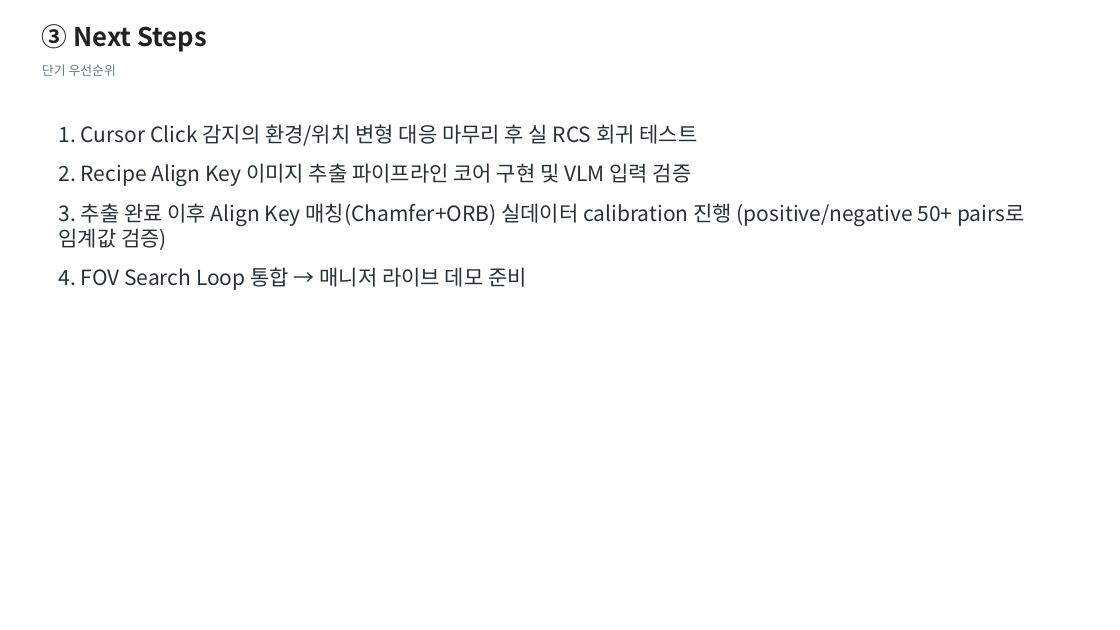
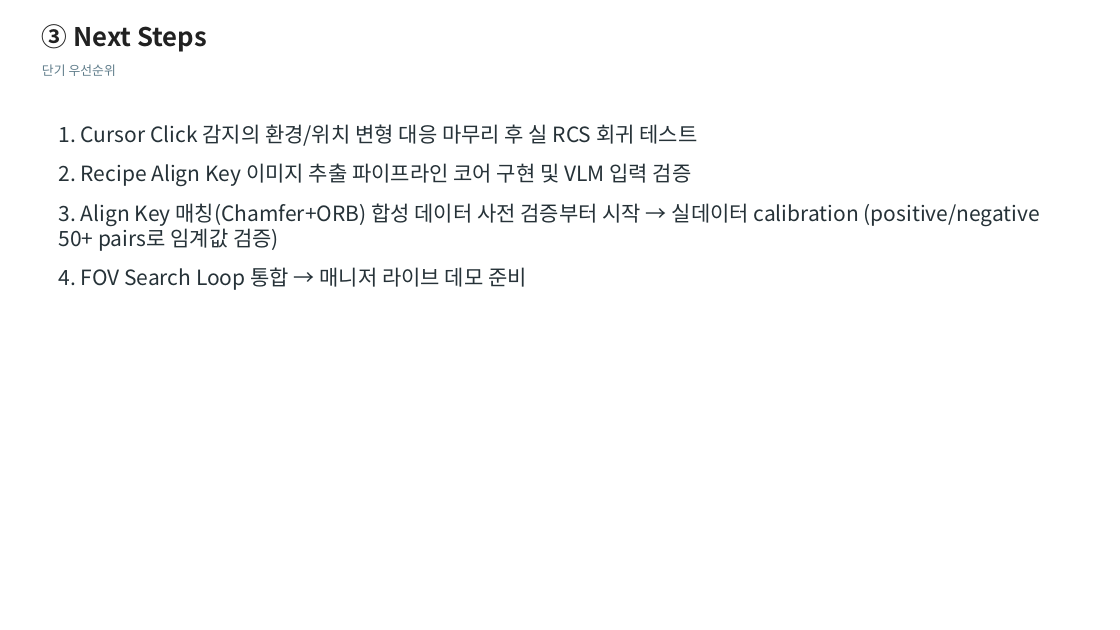
Before and after one commit to DarrenKoi/auto_recipe_creator, a slide deck: slide 4 of poc/workflow_2/docs/workflow_2_status_report.pptx. Drawn at 1120x630 pixels with LibreOffice and Linux fonts; fonts in the diff are those of the drawing. Boxes give left, top, right and bottom in pixels: in the first picture for what was removed or moved away, otherwise in the second. Text is boxed around its words. In the diff, an @@ line names an element or a change of style, - is before the commit and + after.

```diff
--- a/poc/workflow_2/docs/workflow_2_status_report.pptx
+++ b/poc/workflow_2/docs/workflow_2_status_report.pptx
@@ text at (59,203,1040,251): text changed @@
-3. 추출 완료 이후 Align Key 매칭(Chamfer+ORB) 실데이터 calibration 진행 (positive/negative 50+ pairs로 임계값 검증)
+3. Align Key 매칭(Chamfer+ORB) 합성 데이터 사전 검증부터 시작 → 실데이터 calibration (positive/negative 50+ pairs로 임계값 검증)
```
Also in this commit, not shown: 2 other slides changed, 2 other files.
